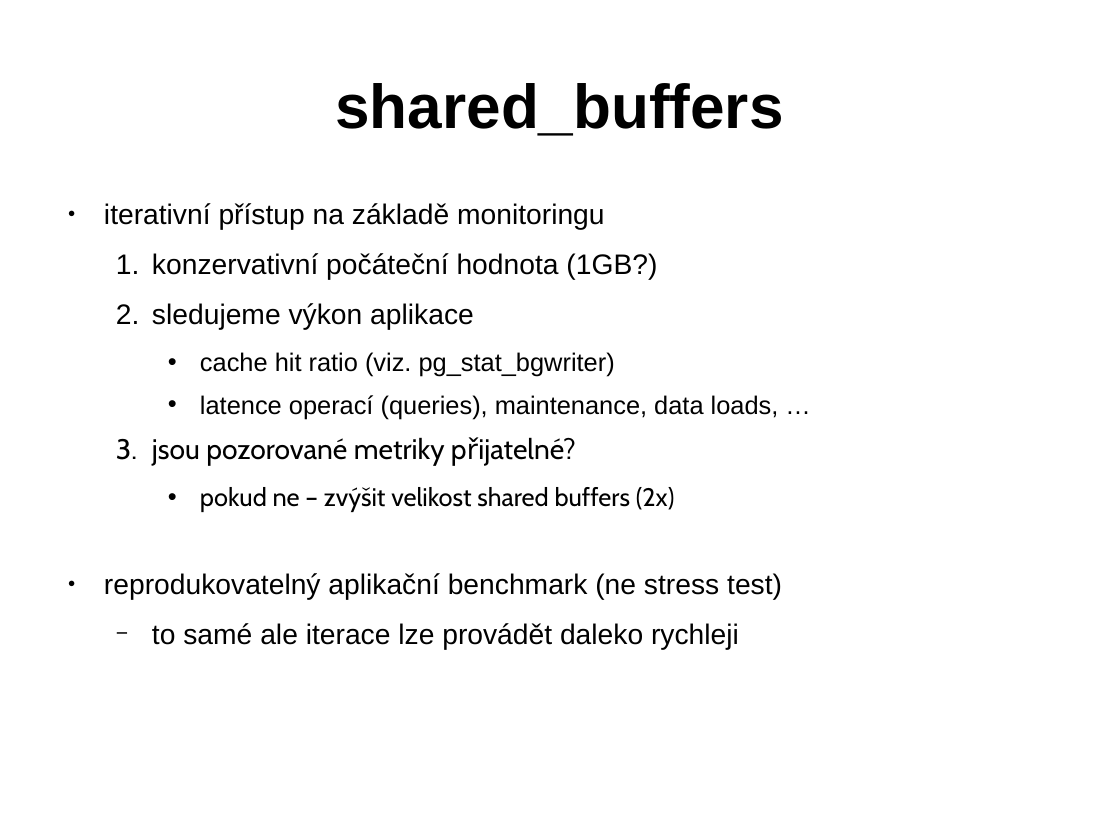
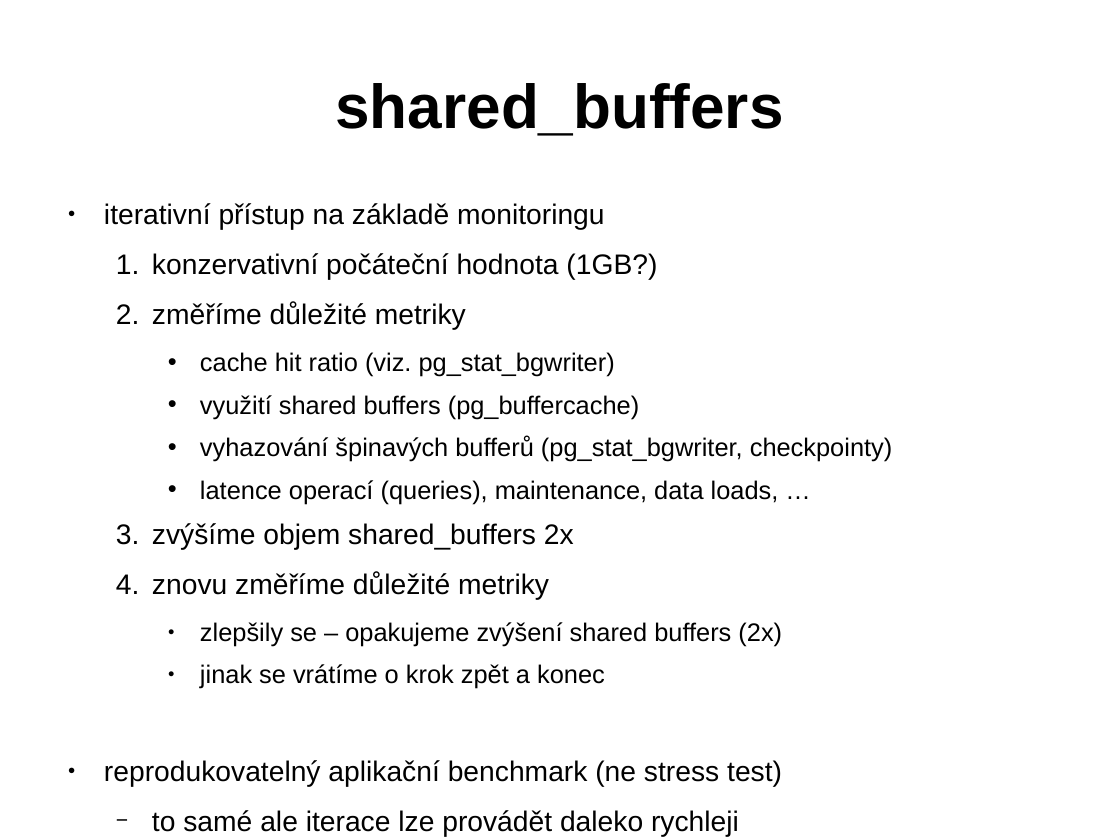
Before and after one commit to tvondra/perf_tuning_training, a slide deck: slide 8 of perf-tuning-training.odp (slide 9 before the commit). Drawn at 1120x840 pixels with LibreOffice and Linux fonts; fonts in the diff are those of the drawing. Boxes give left, top, right and bottom in pixels: in the first picture for what was removed or moved away, otherwise in the second. Text is boxed around its words. In the diff, an @@ line names an element or a change of style, - is before the commit and + after.

```diff
--- a/perf-tuning-training.odp
+++ b/perf-tuning-training.odp
@@ text at (152, 302, 466, 330): text changed @@
-  2. sledujeme výkon aplikace
+  2. změříme důležité metriky
@@ text at (200, 395, 893, 462): paragraphs added @@
+    • využití shared buffers (pg_buffercache)
+    • vyhazování špinavých bufferů (pg_stat_bgwriter, checkpointy)
@@ text at (152, 523, 782, 689): text changed; font Cabin to Arial @@
-  3. jsou pozorované metriky přijatelné?
-    • pokud ne – zvýšit velikost shared buffers (2x)
+  3. zvýšíme objem shared_buffers 2x
+  4. znovu změříme důležité metriky
+    ● zlepšily se – opakujeme zvýšení shared buffers (2x)
+    ● jinak se vrátíme o krok zpět a konec
```
Also in this commit, not shown: 9 other slides changed, 2 slides removed, 1 other file.
